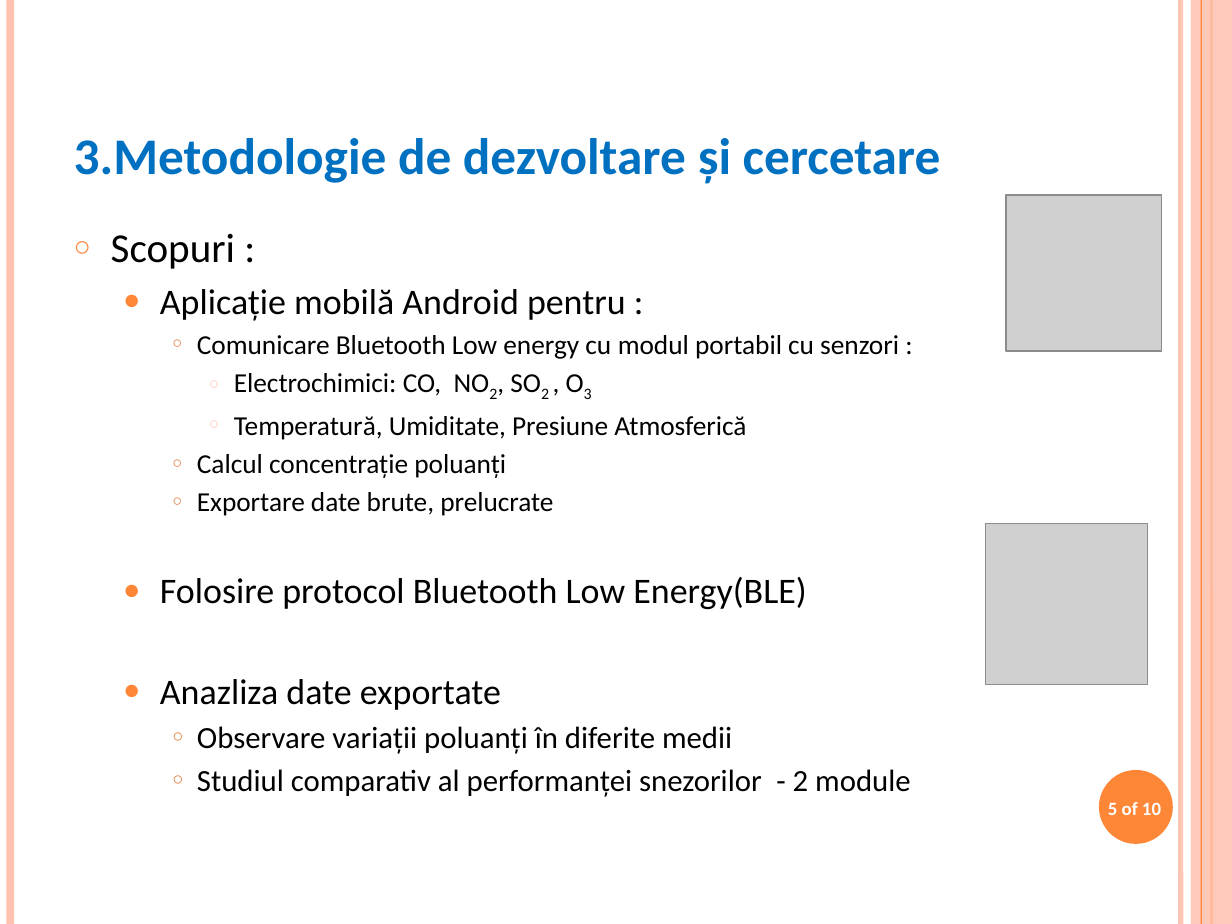
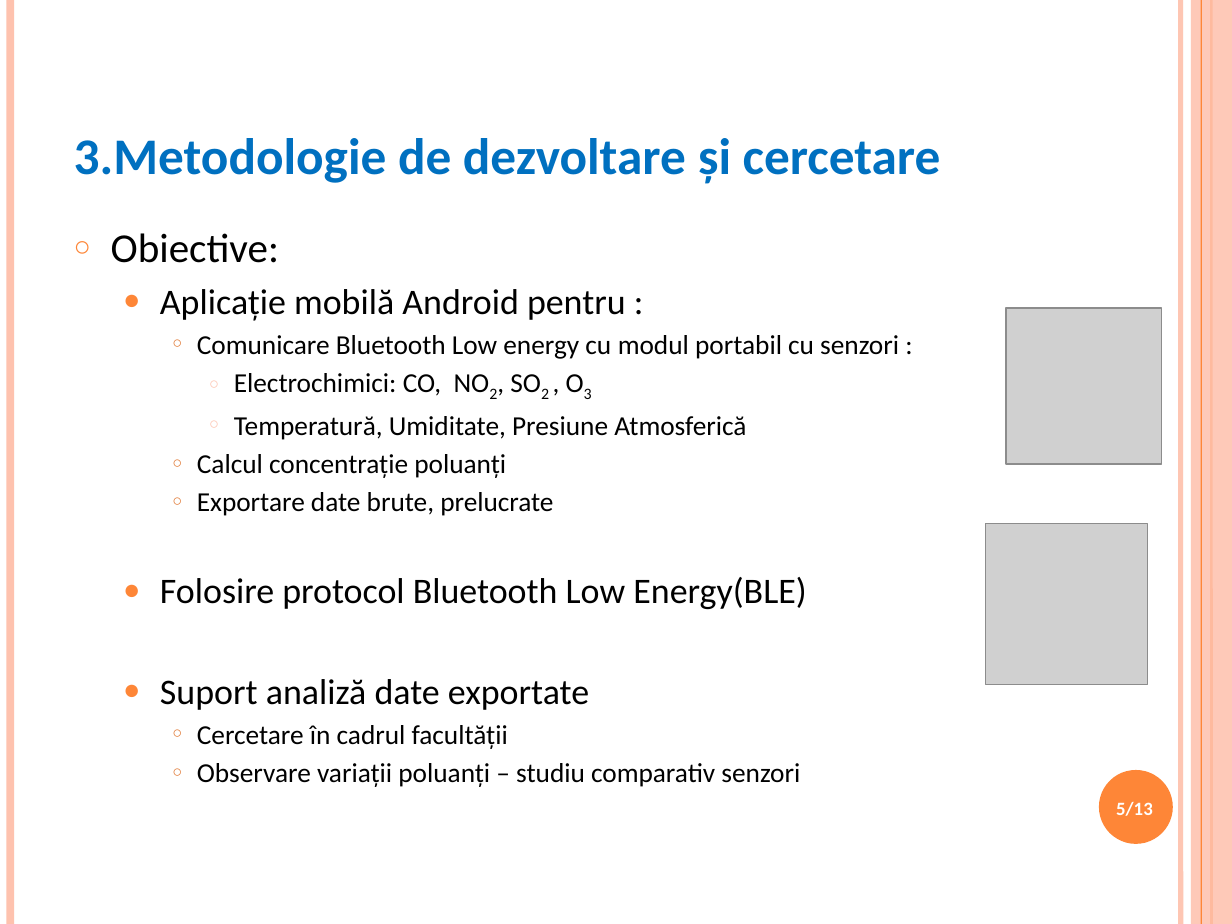
Before and after one commit to paultarce/workDizApp, a slide deck: slide 5 of Documentatie/TarcePaul_PrezentareLucrareDeDisertatie.pptx. Drawn at 1232x924 pixels with LibreOffice and Linux fonts; fonts in the diff are those of the drawing; grey boxes stand for pictures; background and template pictures are left out. Boxes give left, top, right and bottom in pixels: in the first picture for what was removed or moved away, otherwise in the second. Text is boxed around its words. In the diff, an @@ line names an element or a change of style, - is before the commit and + after.

```diff
--- a/Documentatie/TarcePaul_PrezentareLucrareDeDisertatie.pptx
+++ b/Documentatie/TarcePaul_PrezentareLucrareDeDisertatie.pptx
@@ text at (111,233,279,263): text changed @@
-○ Scopuri :
+○ Obiective:
@@ picture: place and size @@
-picture at (1007,195,1162,351)
+picture at (1007,308,1162,464)
@@ text at (160,679,800,787): text changed; size 18 to 16 pt @@
-  ● Anazliza date exportate
-    ○ Observare variații poluanți în diferite medii
-    ○ Studiul comparativ al performanței snezorilor - 2 module
+  ● Suport analiză date exportate
+    ○ Cercetare în cadrul facultății
+    ○ Observare variații poluanți – studiu comparativ senzori
@@ page number at (1116,802,1153,816): text changed @@
-5 of 10
+5/13
```
Also in this commit, not shown: 11 other slides changed, 1 other file.
